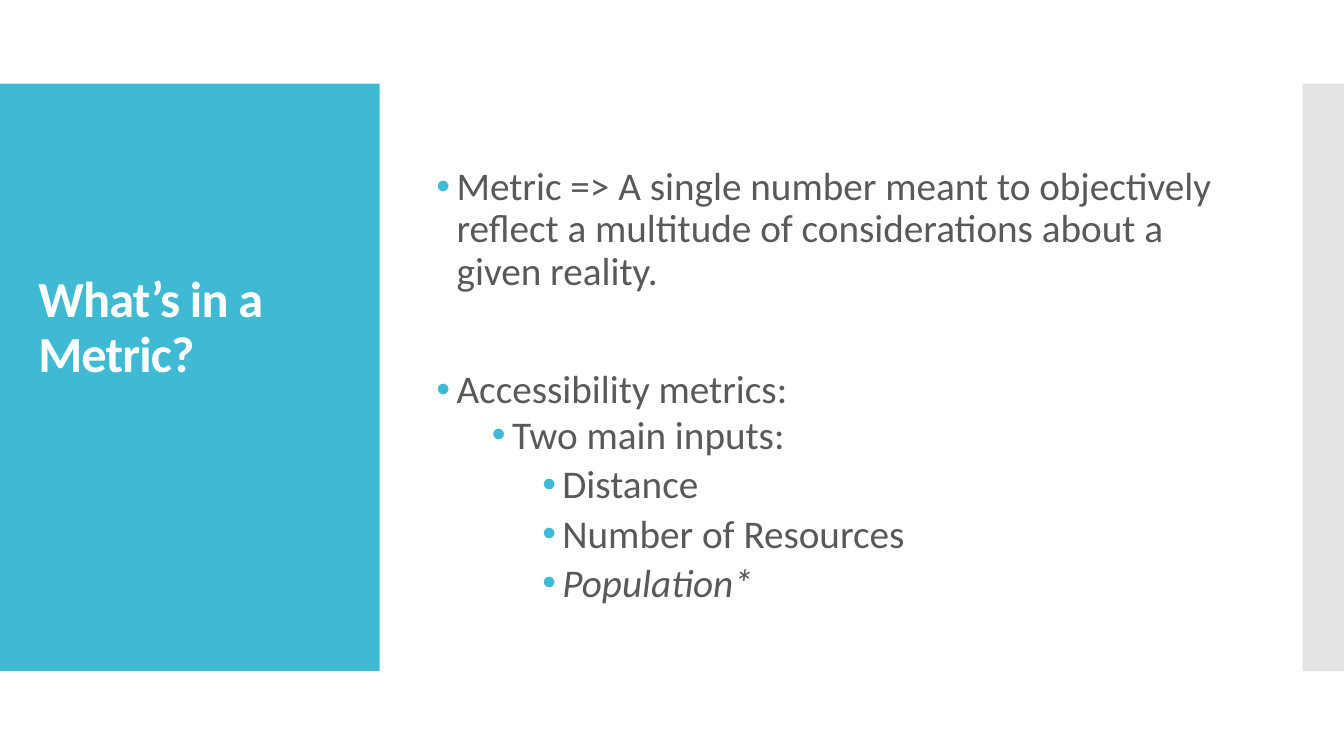
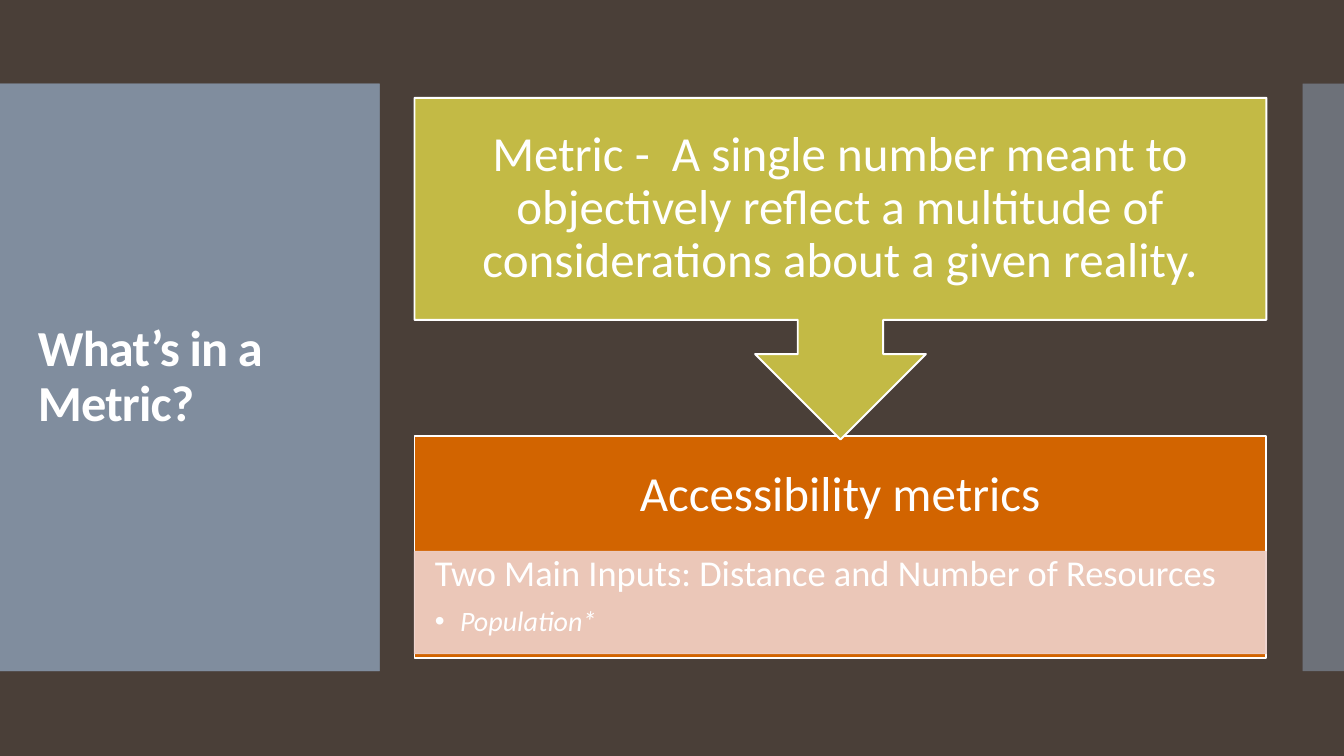
Before and after one commit to jwattier/nycdsa_ccc_nyc, a slide deck: slide 7 of Better Together CCC NYC.pptx (slide 6 before the commit). Drawn at 1344x756 pixels with LibreOffice and Linux fonts; fonts in the diff are those of the drawing. Boxes give left, top, right and bottom in pixels: in the first picture for what was removed or moved away, otherwise in the second. Text is boxed around its words. In the diff, an @@ line names an element or a change of style, - is before the commit and + after.

```diff
--- a/Better Together CCC NYC.pptx
+++ b/Better Together CCC NYC.pptx
@@ background #FFFFFF to #4A3F38 @@
@@ rectangle at bbox=[0, 84, 380, 671]: fill #40BAD2 to #818E9F at 95% opacity @@
@@ rectangle added at bbox=[0, 84, 380, 671], fill #818E9F at 95% opacity @@
@@ rectangle at bbox=[1303, 84, 1344, 671]: fill #C8C8C8 at 50% opacity to #818E9F at 40% opacity @@
@@ rectangle added at bbox=[1303, 84, 1344, 671], fill #818E9F at 40% opacity @@
@@ group added at bbox=[414, 98, 1266, 658]: 2 rectangles, 2 texts, 1 up arrow callout @@
+Accessibility metrics
+Two Main Inputs: Distance and Number of Resources
+  • Population*
@@ title "What’s in a Metric?" at bbox=[38, 329, 263, 422]: vertical alignment bottom to middle @@
@@ text at bbox=[482, 137, 1197, 286]: text changed; size 28 to 35 pt; text colour #595959 to #FFFFFF @@
-• Metric => A single number meant to objectively reflect a multitude of considerations about a given reality.
-• Accessibility metrics:
-  • Two main inputs:
-    • Distance
-    • Number of Resources
-    • Population*
+Metric - A single number meant to objectively reflect a multitude of considerations about a given reality.
```
Also in this commit, not shown: 10 other slides changed, 1 slide added, 6 other files.
